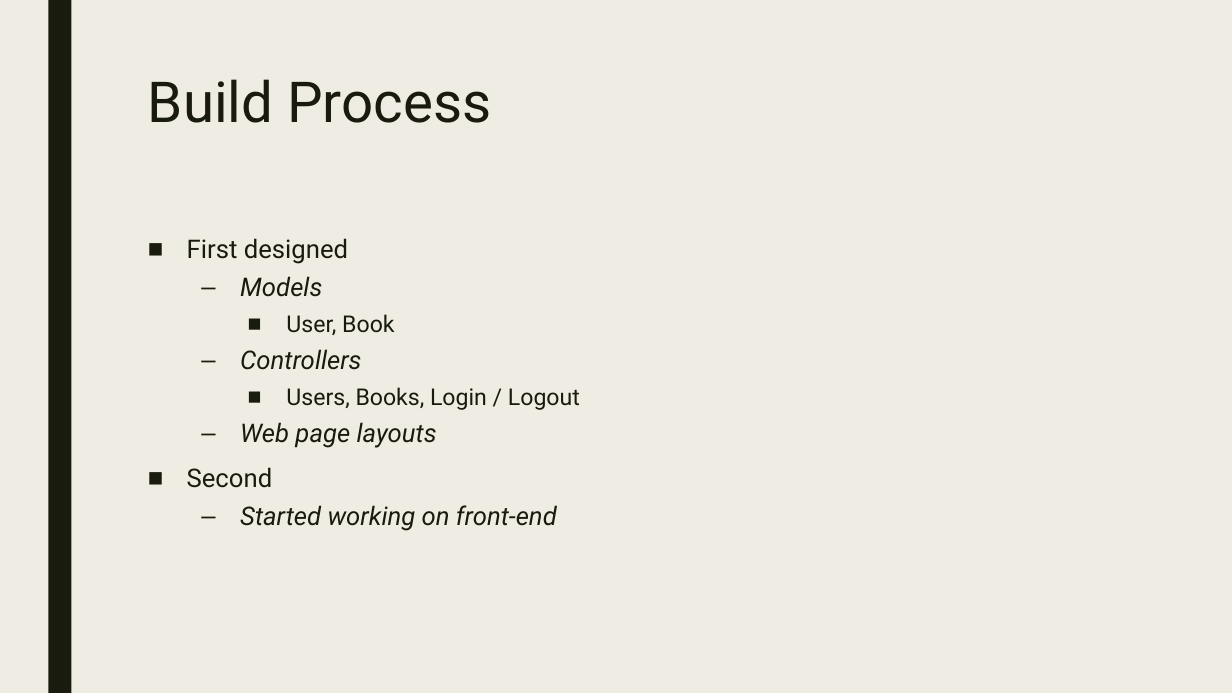
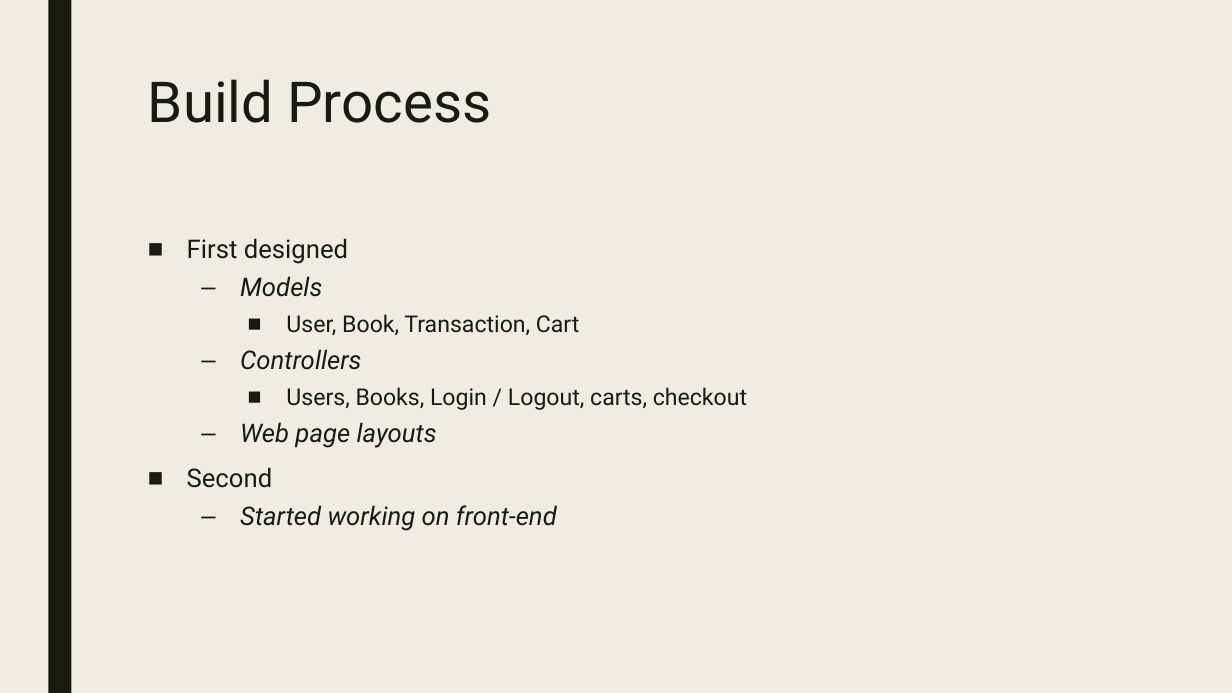
Before and after one commit to Asefaw/cuny-books, a slide deck: slide 4 of docs/Presentation.pptx. Drawn at 1232x693 pixels with LibreOffice and Linux fonts; fonts in the diff are those of the drawing. Boxes give left, top, right and bottom in pixels: in the first picture for what was removed or moved away, otherwise in the second. Text is boxed around its words. In the diff, an @@ line names an element or a change of style, - is before the commit and + after.

```diff
--- a/docs/Presentation.pptx
+++ b/docs/Presentation.pptx
@@ text at [286,314,579,335]: text changed @@
-    ■ User, Book
+    ■ User, Book, Transaction, Cart
@@ text at [286,387,747,410]: text changed @@
-    ■ Users, Books, Login / Logout
+    ■ Users, Books, Login / Logout, carts, checkout
```
Also in this commit, not shown: 2 other slides changed, 1 other file.
